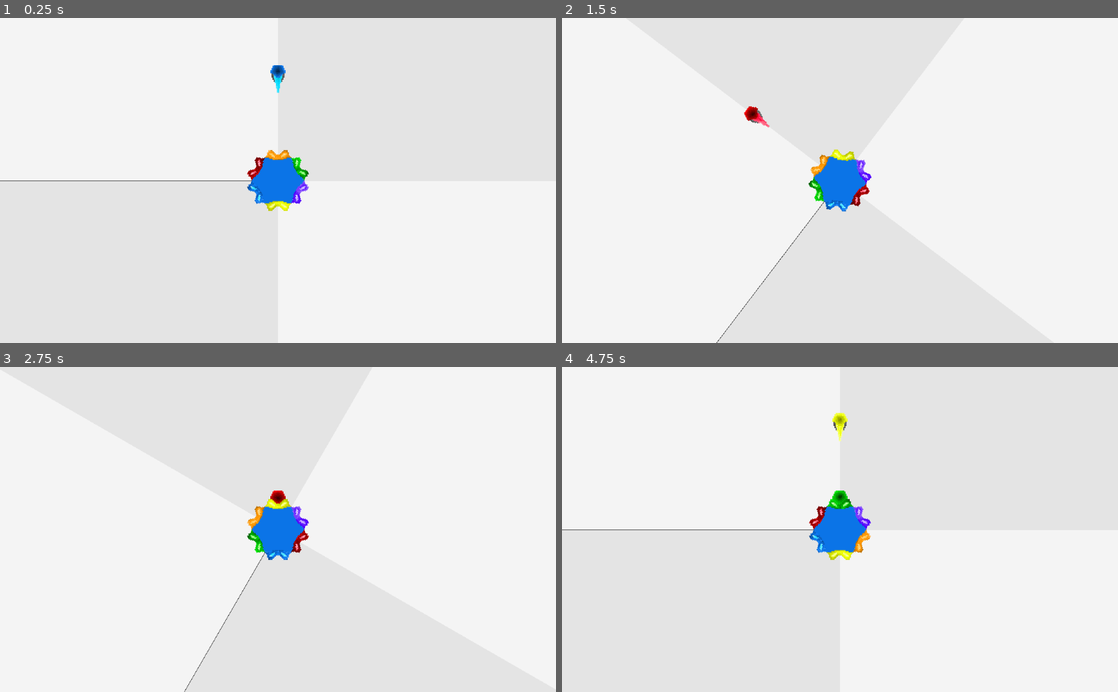
Above: before the commit, frames 1-4 (two rows, left to right).
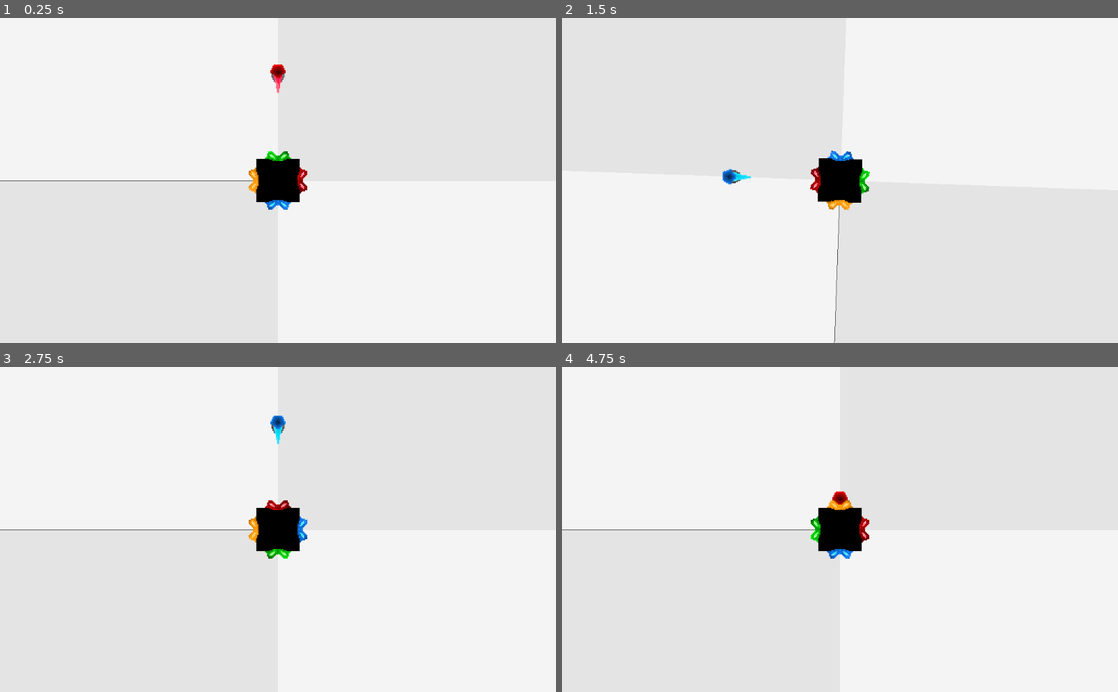
Above: after the commit, the same moments.

Repository: KeatonMueller/polymonous
Game: Godot game, scene res://Scenes/Main/MainScene.tscn
The game is run twice, just before and just after one commit, with the same random seed, the same clock (stepped at 60 frames per second) and the same inputs.
Inputs:
- Up to frame 1 (0.25 s): no input
- Up to frame 2 (1.5 s): tap Enter (new_game) at 0.5, 0.8, 1.35 s; hold Right (rot_right) 0.53-1.28 s; tap S (drop) at 0.6 s; tap Space at 1.25 s; hold Left (rot_left) from 1.28 s (still down)
- Up to frame 3 (2.75 s): tap S (drop) at 1.55, 2.1 s; release Left (rot_left) at 2.03 s; hold Right (rot_right) from 2.03 s (still down); tap Enter (new_game) at 2.3 s
- Up to frame 4 (4.75 s): tap Enter (new_game) at 2.85, 3.8, 4.25, 4.35 s; tap S (drop) at 3.05, 3.6, 4.55 s; release Right (rot_right) at 3.53 s; hold Left (rot_left) from 3.53 s (still down)

The runs differ from the first frame. In frame 1, 1.6% of the frame differs, in the area x 44-56%, y 14-60%; in frame 2, 2.0%, in the area x 27-56%, y 27-100%; in frame 3, 1.8%; in frame 4, 1.7%.

Commit message:
refactor

Diff:
--- a/Scenes/Base/Base4.tscn
+++ b/Scenes/Base/Base4.tscn
@@ -9,7 +9,7 @@
 [sub_resource type="RectangleShape2D" id=1]
 extents = Vector2( 40, 40 )
 
-[node name="Base4" type="StaticBody2D"]
+[node name="Base" type="StaticBody2D"]
 z_index = 1
 script = ExtResource( 1 )
 
@@ -27,10 +27,6 @@
 [node name="CollisionShape2D" type="CollisionShape2D" parent="."]
 visible = false
 shape = SubResource( 1 )
-
-[node name="Camera2D" type="Camera2D" parent="."]
-rotating = true
-current = true
 
 [node name="Sprite0" type="Sprite" parent="."]
 position = Vector2( 0, -40 )
--- a/Scenes/Base/Base5.tscn
+++ b/Scenes/Base/Base5.tscn
@@ -4,7 +4,7 @@
 [ext_resource path="res://Scenes/Base/Base5.gd" type="Script" id=2]
 [ext_resource path="res://Textures/Base/sprite_0.png" type="Texture" id=3]
 
-[node name="Base5" type="StaticBody2D"]
+[node name="Base" type="StaticBody2D"]
 script = ExtResource( 2 )
 
 [node name="Sprite" type="Sprite" parent="."]
@@ -15,12 +15,6 @@
 [node name="CollisionPolygon2D" type="CollisionPolygon2D" parent="."]
 visible = false
 polygon = PoolVector2Array( 24.1584, -32.8806, 38.2935, 12.398, 0.0481262, 41.0131, -38.8178, 12.6278, -24.1081, -32.8806 )
-
-[node name="Camera2D" type="Camera2D" parent="."]
-visible = false
-scale = Vector2( 1, 1 )
-rotating = true
-current = true
 
 [node name="Sprite0" type="Sprite" parent="."]
 position = Vector2( 0, -33 )
--- a/Scenes/Base/Base6.tscn
+++ b/Scenes/Base/Base6.tscn
@@ -4,7 +4,7 @@
 [ext_resource path="res://Scenes/Base/Base6.gd" type="Script" id=2]
 [ext_resource path="res://Textures/Base/sprite_0.png" type="Texture" id=3]
 
-[node name="StaticBody2D" type="StaticBody2D"]
+[node name="Base" type="StaticBody2D"]
 z_index = 1
 script = ExtResource( 2 )
 
@@ -17,10 +17,6 @@
 visible = false
 build_mode = 1
 polygon = PoolVector2Array( 23.6122, -40.8497, 47.7222, -0.147903, 24.001, 41.5909, -23.7005, 41.5909, -47.0328, 0.111343, -23.8301, -41.4979 )
-
-[node name="Camera2D" type="Camera2D" parent="."]
-rotating = true
-current = true
 
 [node name="Sprite0" type="Sprite" parent="."]
 position = Vector2( 0, -41.57 )
--- a/Scenes/Box/Fragment.gd
+++ b/Scenes/Box/Fragment.gd
@@ -1,21 +1,134 @@
 extends KinematicBody2D
 
+const C = preload("res://Utils/Constants.gd")
+const Utils = preload("res://Utils/Utils.gd")
+var main: Node2D
+var base: StaticBody2D
 var sprite: Sprite
+var anim: AnimationPlayer
+var value: int
+var theta_calc: float
+var theta_display: float
+var height: float
+var min_height: float
+var fall_speed: float = C.INITIAL_FALL_SPEED
 var locked: bool = false
 var radius: float = 14.0
-var value: int
-var main: Node2D
+var tweening: bool = false
+var dropping: bool = false
+var drop_vector: Vector2 = Vector2()
 
 func _ready():
 	main = get_parent()
+	base = main.get_node("Base")
+	anim = get_node("AnimationPlayer")
 	if not sprite:
 		sprite = get_node("Sprite")
+
+	min_height = base.radius + radius
+
+func _physics_process(delta):
+	if main.game_over or main.resetting or locked:
+		return
+
+	# update position if theta_calc is being tweened
+	if tweening:
+		update_pos()
+
+	# move_and_collide if dropping
+	if dropping:
+		var move_vector = Vector2(drop_vector)
+		move_vector.x *= delta / C.DROP_SPEED
+		move_vector.y *= delta / C.DROP_SPEED
+		var collision = move_and_collide(move_vector)
+		if collision != null:
+			dropping = false
+			main.lock_fragment(collision.collider)
+	# make the fragment fall slowly if not dropping
+	else:
+		height = max(height - delta * fall_speed, min_height)
+		update_pos()
+		if height == min_height and not tweening:
+			main.lock_fragment(base)
+
+func drop():
+	# initiate drop
+	var dist = position.distance_to(base.position)
+	drop_vector.x = cos(theta_display) * -dist
+	drop_vector.y = sin(theta_display) * -dist
+	dropping = true
+
+func update_pos(th_c: float=-1, h: float=-1):
+	# reposition fragment based on theta and height
+	if th_c != -1:
+		theta_calc = th_c
+	if h != -1:
+		height = h
+
+	theta_display = theta_calc + C.THETA_OFFSET
+	position.x = cos(theta_display) * height
+	position.y = sin(theta_display) * height
+	rotation = theta_calc
+
+func tween_rotation(tw: Tween, rot_dir: int):
+	# NOTE: caller must trigger tw.start()
+	tweening = true
+	var frag_rot = Utils.round(rotation)
+	var next_frag_rot = main.adjacent[rot_dir][frag_rot]
+	main._discard = tw.interpolate_property(
+		self,
+		"rotation",
+		rotation,
+		next_frag_rot,
+		C.ROT_SPEED,
+		Tween.TRANS_SINE,
+		Tween.EASE_IN_OUT
+	)
+	var th = Utils.round(theta_calc)
+	var next_th = main.adjacent[rot_dir][th]
+	main._discard = tw.interpolate_property(
+		self,
+		"theta_calc",
+		theta_calc,
+		next_th,
+		C.ROT_SPEED,
+		Tween.TRANS_SINE,
+		Tween.EASE_IN_OUT
+	)
+
+func end_tween():
+	tweening = false
+
+func wrap_theta():
+	var th = Utils.round(theta_calc)
+	if main.wrap.has(th):
+		theta_calc = main.wrap[th]
+
+func wrap_rotation():
+	var rot = Utils.round(rotation)
+	if main.wrap.has(rot):
+		rotation = main.wrap[rot]
+
+func play_anim(dir: int):
+	# trigger ending animation
+	if dir == C.DIRECTION[C.ACTION.Left]:
+		anim.play("sway_left")
+	elif dir == C.DIRECTION[C.ACTION.Right]:
+		anim.play("sway_right")
+
+func set_height(h: float):
+	height = h
+
+func falling():
+	return not tweening and not dropping and height > min_height
 
 func deactivate():
 	locked = true
 
-func error():
-	pass
+func stop_anim():
+	if anim and anim.is_playing():
+		anim.stop()
+		anim.seek(0, true)
 
 func set_value(val: int):
 	if not sprite:
@@ -26,3 +139,6 @@
 func _on_Area2D_body_entered(body):
 	if locked:
 		main.lock_collision(body)
+	else:
+		# TODO: decide how to handle non-dropping collisions
+		pass
--- a/Scenes/Main/MainScene.gd
+++ b/Scenes/Main/MainScene.gd
@@ -1,7 +1,7 @@
 extends Node2D
 
 # nodes and resources
-const Box = preload("res://Scenes/Box/Fragment.tscn")
+const Fragment = preload("res://Scenes/Box/Fragment.tscn")
 const Utils = preload("res://Utils/Utils.gd")
 const C = preload("res://Utils/Constants.gd")
 var tw: Tween
@@ -10,12 +10,8 @@
 var anim: AnimationPlayer
 var timer: Timer
 
-# current box values
-var curr_box: KinematicBody2D
-var theta_calc: float
-var theta_offset: float
-var theta_display: float
-var curr_height: float
+# current fragment values
+var curr_fragment: KinematicBody2D
 var fall_speed: float
 
 # action values
@@ -34,9 +30,8 @@
 var game_over: bool = true
 var resetting: bool
 var tweening: bool
-var dropping: bool
-var boxes: Dictionary = {}
-var box_values: Array
+var fragments: Dictionary = {}
+var fragment_values: Array
 var min_height: float
 
 # trash value to satisfy warnings
@@ -45,39 +40,34 @@
 func _ready():
 	randomize()
 	tw = get_node("Tween")
-	# base = get_node("Base5")
-	init_base(6)
+	cam = get_node("Camera2D")
 	timer = get_node("Timer")
+	init_base(4)
 	new_game()
 
 func init_base(num_sides: int):
+	if base:
+		base.queue_free()
 	base = load("res://Scenes/Base/Base" + str(num_sides) + ".tscn").instance()
 	add_child(base)
-	cam = base.get_node("Camera2D")
 	calc_thetas(base.num_sides)
 
 func new_game():
 	game_over = false
 	tweening = false
-	dropping = false
-	# clear out any dropped boxes
-	for theta in boxes.keys():
-		for child in boxes[theta]:
+	# clear out any dropped fragments
+	for theta in fragments.keys():
+		for child in fragments[theta]:
 			child.queue_free()
-		_discard = boxes.erase(theta)
-	# remove curr_box
-	if curr_box:
-		curr_box.queue_free()
+		_discard = fragments.erase(theta)
+	# remove curr_fragment
+	if curr_fragment:
+		curr_fragment.deactivate()
+		curr_fragment.queue_free()
 	# empty action_list
 	action_list = []
-	# reset transforms
-	theta_calc = 0
-	theta_offset = -PI / 2
-	theta_display = theta_calc + theta_offset
-	curr_height = C.INITIAL_HEIGHT
-	fall_speed = C.INITIAL_FALL_SPEED
-	# reset box and base values
-	box_values = range(base.num_sides)
+	# reset fragment and base values
+	fragment_values = range(base.num_sides)
 	base.set_values(thetas)
 	# tween camera back to start (if needed)
 	var d1 = abs(cam.rotation)
@@ -98,8 +88,8 @@
 		resetting = true
 	else:
 		resetting = false
-	# add new curr_box
-	new_box()
+	# add new curr_fragment
+	new_fragment(0)
 
 func _physics_process(delta):
 	if game_over:
@@ -116,105 +106,79 @@
 			break
 
 	# perform pending action if idle
-	if action_list.size() > 0 and not tweening and not dropping and curr_height > min_height:
+	if action_list.size() > 0 and not tweening and curr_fragment.falling():
 		next_action = action_list.pop_front()
 		if next_action == C.ACTION.Left or next_action == C.ACTION.Right:
 			rotate(C.DIRECTION[next_action])
 		elif next_action == C.ACTION.Drop:
-			drop()
-
-	# update curr_box position if tweening
-	if tweening:
-		theta_display = theta_calc + theta_offset
-		curr_box.position.x = cos(theta_display) * curr_height
-		curr_box.position.y = sin(theta_display) * curr_height
-
-	# update curr_box position if dropping
-	if dropping:
-		var move_vector = Vector2(drop_vector)
-		move_vector.x *= delta / C.DROP_SPEED
-		move_vector.y *= delta / C.DROP_SPEED
-		var collision = curr_box.move_and_collide(move_vector)
-		if collision != null:
-			dropping = false
-			lock_box(collision.collider)
-	# make the box fall slowly if not dropping
-	else:
-		curr_height = max(curr_height - delta * fall_speed, min_height)
-		curr_box.position.x = cos(theta_display) * curr_height
-		curr_box.position.y = sin(theta_display) * curr_height
-		if curr_height == min_height and not tweening:
-			lock_box(base)
+			stop_anim()
+			curr_fragment.drop()
 
 func lock_collision(body):
-	if body == curr_box:
-		lock_box()
-
-func lock_box(collided=null):
+	# locked fragment detected a collision with `body`
+	if body == curr_fragment:
+		lock_fragment()
+
+func lock_fragment(collided=null):
 	stop_anim()
 
 	# lose if collided with anything except the base
 	if collided != base:
 		game_over = true
-		curr_box.error()
-		return
-
-	# draw flush with base
-	curr_box.position.x = cos(theta_display) * min_height
-	curr_box.position.y = sin(theta_display) * min_height
+		return
+
+	# reposition flush with base
+	curr_fragment.update_pos(-1, min_height)
 
 	# check if dropped in correct place
-	var th = Utils.round(theta_calc)
-	if base.values[th] != curr_box.value:
+	var th = Utils.round(curr_fragment.theta_calc)
+	if base.values[th] != curr_fragment.value:
 		game_over = true
-		curr_box.error()
-		return
-
-	# deactivate dropped box
-	curr_box.deactivate()
-	# record dropped box
-	var key = Utils.round(theta_display)
-	if boxes.has(key):
-		boxes[key].append(curr_box)
+		return
+
+	# deactivate dropped fragment
+	curr_fragment.deactivate()
+	# save dropped fragment
+	var key = Utils.round(curr_fragment.theta_display)
+	if fragments.has(key):
+		fragments[key].append(curr_fragment)
 	else:
-		boxes[key] = [curr_box]
+		fragments[key] = [curr_fragment]
 	# erase if all are populated
-	if boxes.size() == base.num_sides:
-		box_values = range(base.num_sides)
+	if fragments.size() == base.num_sides:
+		fragment_values = range(base.num_sides)
 		base.set_values(thetas)
 		fall_speed += 5
 		# erase on a timer
 		timer.set_wait_time(0.125)
 		timer.start()
 		timer_flag = C.TIMER_ACTION.ClearLayer
-	new_box()
+	new_fragment(curr_fragment.theta_calc)
 
 func _on_Timer_timeout():
 	timer.stop()
 	if timer_flag == C.TIMER_ACTION.ClearLayer:
-		for theta in boxes.keys():
-			boxes[theta].pop_front().queue_free()
-			if boxes[theta].size() == 0:
-				_discard = boxes.erase(theta)
-
-func new_box():
-	# instantiate new box
-	curr_box = Box.instance()
-	anim = curr_box.get_node("AnimationPlayer")
-	curr_height = C.INITIAL_HEIGHT
-	curr_box.position.x = cos(theta_display) * curr_height
-	curr_box.position.y = sin(theta_display) * curr_height
-	curr_box.rotation = theta_calc
-	call_deferred("add_child", curr_box)
+		for theta in fragments.keys():
+			fragments[theta].pop_front().queue_free()
+			if fragments[theta].size() == 0:
+				_discard = fragments.erase(theta)
+
+func new_fragment(theta_calc: float):
+	# instantiate new fragment
+	curr_fragment = Fragment.instance()
+	anim = curr_fragment.get_node("AnimationPlayer")
+	curr_fragment.update_pos(theta_calc, C.INITIAL_HEIGHT)
+	curr_fragment.rotation = theta_calc
+	call_deferred("add_child", curr_fragment)
 	# assign value
-	var value = box_values[randi() % box_values.size()]
-	box_values.erase(value)
-	curr_box.set_value(value)
+	var value = fragment_values[randi() % fragment_values.size()]
+	fragment_values.erase(value)
+	curr_fragment.set_value(value)
 
 func calc_thetas(num_sides: int):
-	var box = Box.instance()
-	min_height = base.radius + box.radius
-	box.queue_free()
+	var frag = Fragment.instance()
+	min_height = base.radius + frag.radius
+	frag.queue_free()
 	# calculate possible thetas for given number of sides
 	var rot_delta = 2 * PI / num_sides
 	var left_dir = C.DIRECTION[C.ACTION.Left]
@@ -235,19 +199,9 @@
 	wrap[thetas[0]] = thetas[num_sides]
 	wrap[thetas[num_sides + 1]] = thetas[1]
 
-func drop():
-	# initialize drop_vector
-	var dist = curr_box.position.distance_to(base.position)
-	drop_vector.x = cos(theta_display) * -dist
-	drop_vector.y = sin(theta_display) * -dist
-	dropping = true
-	stop_anim()
-
 func stop_anim():
 	# reset animation if playing
-	if anim.is_playing():
-		anim.stop()
-		anim.seek(0, true)
+	curr_fragment.stop_anim()
 	# stop tweens if active
 	if tw.is_active():
 		_discard = tw.remove_all()
@@ -255,34 +209,11 @@
 func rotate(rot_dir):
 	"""
 	perform a rotation to an adjacent side by tweening:
-		- curr_box position
-		- curr_box rotation
+		- curr_fragment position and rotation
 		- camera rotation
 	"""
-	# tween curr_box rotation
-	var box_rot = Utils.round(curr_box.rotation)
-	var next_box_rot = adjacent[rot_dir][box_rot]
-	_discard = tw.interpolate_property(
-		curr_box,
-		"rotation",
-		curr_box.rotation,
-		next_box_rot,
-		C.ROT_SPEED,
-		Tween.TRANS_SINE,
-		Tween.EASE_IN_OUT
-	)
-	# tween theta_calc (which determines curr_box position)
-	var th = Utils.round(theta_calc)
-	var next_th = adjacent[rot_dir][th]
-	_discard = tw.interpolate_property(
-		self,
-		"theta_calc",
-		theta_calc,
-		next_th,
-		C.ROT_SPEED,
-		Tween.TRANS_SINE,
-		Tween.EASE_IN_OUT
-	)
+	# tween curr_fragment position and rotation
+	curr_fragment.tween_rotation(tw, rot_dir)
 	# tween camera rotation
 	var cam_rot = Utils.round(cam.rotation)
 	var next_cam_rot = adjacent[rot_dir][cam_rot]
@@ -301,30 +232,19 @@
 	last_dir = rot_dir
 
 func _on_Tween_tween_completed(object, key):
-	if object == curr_box and key == ":rotation":
-		# wrap rotation if outside of [0, 2PI]
-		var rot = Utils.round(curr_box.rotation)
-		if wrap.has(rot):
-			curr_box.rotation = wrap[rot]
-	elif object == self and key == ":theta_calc":
-		# wrap theta_calc if outside of [0, 2PI]
-		var th = Utils.round(theta_calc)
-		if wrap.has(th):
-			theta_calc = wrap[th]
-		theta_display = theta_calc + theta_offset
-		# trigger ending animation
-		if last_dir == C.DIRECTION[C.ACTION.Left]:
-			anim.play("sway_left")
-		elif last_dir == C.DIRECTION[C.ACTION.Right]:
-			anim.play("sway_right")
+	if object == curr_fragment and key == ":rotation":
+		curr_fragment.wrap_rotation()
+	elif object == curr_fragment and key == ":theta_calc":
+		curr_fragment.wrap_theta()
+		curr_fragment.play_anim(last_dir)
 	elif object == cam and key == ":rotation":
 		# wrap rotation if outside of [0, 2PI]
 		var rot = Utils.round(cam.rotation)
 		if wrap.has(rot):
 			cam.rotation = wrap[rot]
 
-
 func _on_Tween_tween_all_completed():
 	# set all tweening to false
+	curr_fragment.end_tween()
 	tweening = false
 	resetting = false
--- a/Scenes/Main/MainScene.tscn
+++ b/Scenes/Main/MainScene.tscn
@@ -106,6 +106,10 @@
 __meta__ = {
 "_edit_use_anchors_": false
 }
+
+[node name="Camera2D" type="Camera2D" parent="."]
+rotating = true
+current = true
 [connection signal="tween_all_completed" from="Tween" to="." method="_on_Tween_tween_all_completed"]
 [connection signal="tween_completed" from="Tween" to="." method="_on_Tween_tween_completed"]
 [connection signal="timeout" from="Timer" to="." method="_on_Timer_timeout"]
--- a/Utils/Constants.gd
+++ b/Utils/Constants.gd
@@ -31,3 +31,4 @@
 const INITIAL_HEIGHT: float = 200.0	    # height boxes start at
 const INITIAL_FALL_SPEED: float = 10.0  # initial fall speed of boxes
 const PRECISION: int = 6                # default rounding precision
+const THETA_OFFSET: float = -PI / 2     # display offset from theta used in calculations
